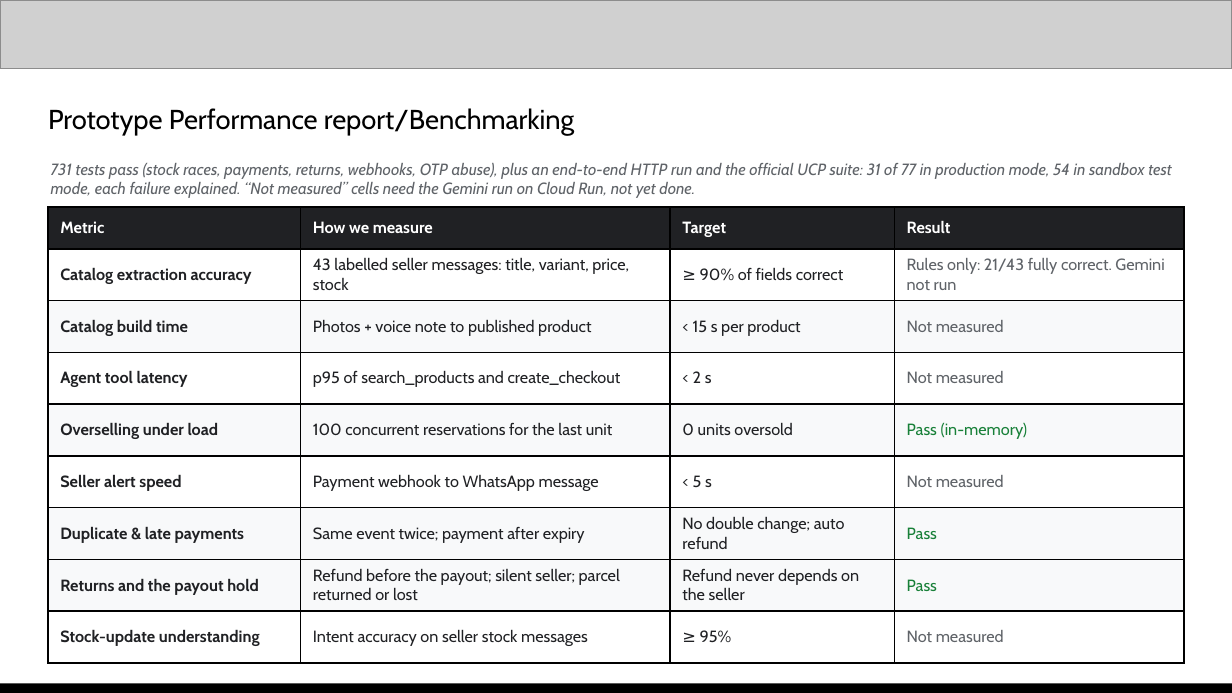
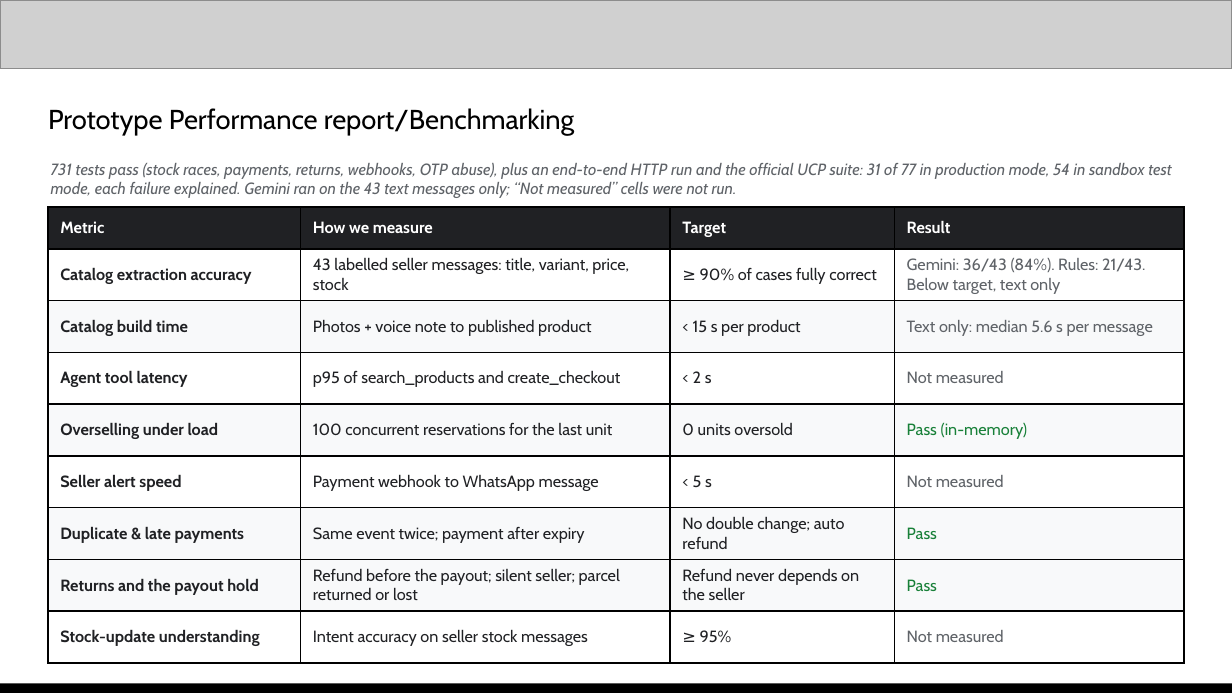
Before and after one commit to galihsatriawan/etalase, a slide deck: slide 11 of submission/Etalase_AI_Builder_Cup_Submission.pptx. Drawn at 1232x693 pixels with LibreOffice and Linux fonts; fonts in the diff are those of the drawing; grey boxes stand for pictures. Boxes give left, top, right and bottom in pixels: in the first picture for what was removed or moved away, otherwise in the second. Text is boxed around its words. In the diff, an @@ line names an element or a change of style, - is before the commit and + after.

```diff
--- a/submission/Etalase_AI_Builder_Cup_Submission.pptx
+++ b/submission/Etalase_AI_Builder_Cup_Submission.pptx
@@ text at [51,163,1172,198]: text changed @@
-731 tests pass (stock races, payments, returns, webhooks, OTP abuse), plus an end-to-end HTTP run and the official UCP suite: 31 of 77 in production mode, 54 in sandbox test mode, each failure explained. “Not measured” cells need the Gemini run on Cloud Run, not yet done.
+731 tests pass (stock races, payments, returns, webhooks, OTP abuse), plus an end-to-end HTTP run and the official UCP suite: 31 of 77 in production mode, 54 in sandbox test mode, each failure explained. Gemini ran on the 43 text messages only; “Not measured” cells were not run.
@@ table at [48,207,1184,663] @@
-row 2, column 3: ≥ 90% of fields correct
+row 2, column 3: ≥ 90% of cases fully correct
-row 2, column 4: Rules only: 21/43 fully correct. Gemini not run
+row 2, column 4: Gemini: 36/43 (84%). Rules: 21/43. Below target, text only
-row 3, column 4: Not measured
+row 3, column 4: Text only: median 5.6 s per message
```
Also in this commit, not shown: 14 other files.
